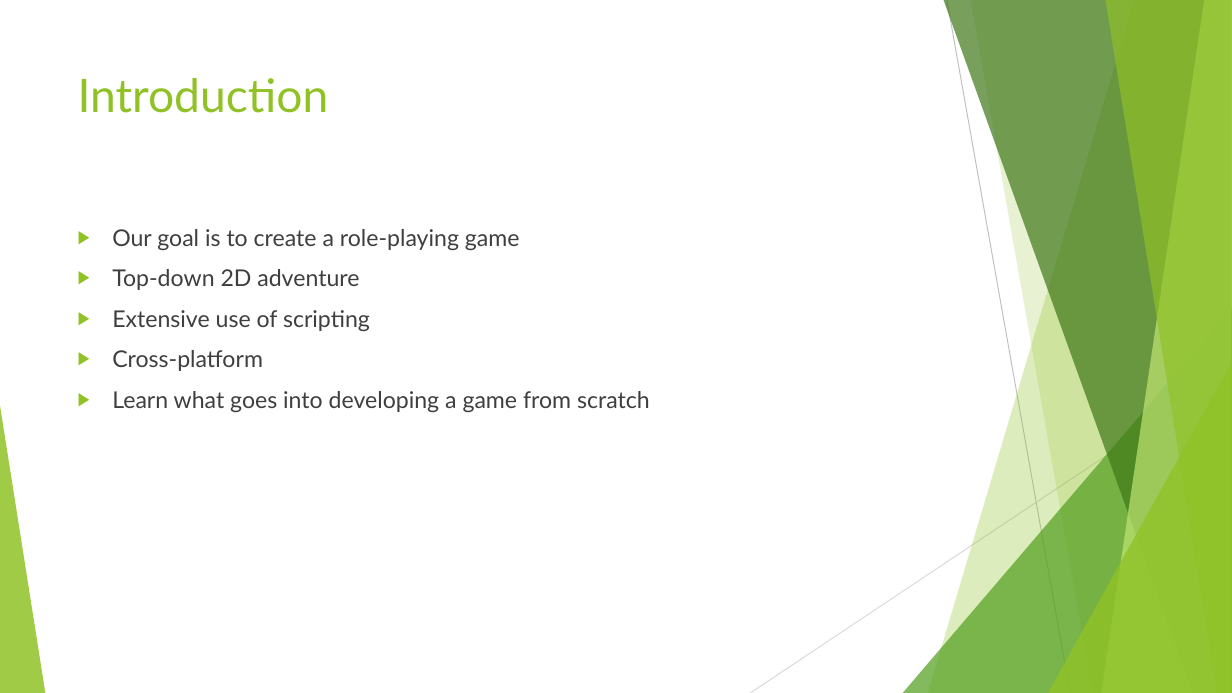
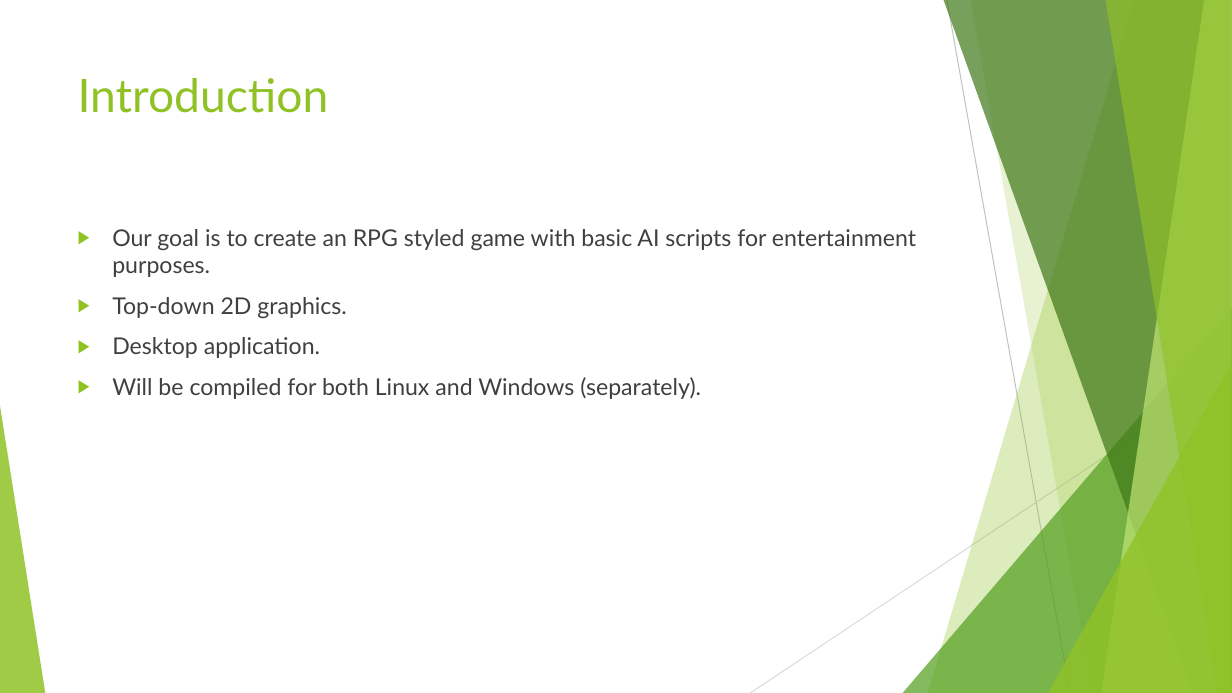
Before and after one commit to hanselrd/bubble-warrior-adventures, a slide deck: slide 2 of powerpoint/Bubble Warrior Adventures.pptx. Drawn at 1232x693 pixels with LibreOffice and Linux fonts; fonts in the diff are those of the drawing. Boxes give left, top, right and bottom in pixels: in the first picture for what was removed or moved away, otherwise in the second. Text is boxed around its words. In the diff, an @@ line names an element or a change of style, - is before the commit and + after.

```diff
--- a/powerpoint/Bubble Warrior Adventures.pptx
+++ b/powerpoint/Bubble Warrior Adventures.pptx
@@ text at (x1=112, y1=229, x2=916, y2=399): text changed; text colour #3F3F3F to #404040 @@
-▶ Our goal is to create a role-playing game
-▶ Top-down 2D adventure
-▶ Extensive use of scripting
-▶ Cross-platform
-▶ Learn what goes into developing a game from scratch
+▶ Our goal is to create an RPG styled game with basic AI scripts for entertainment purposes.
+▶ Top-down 2D graphics.
+▶ Desktop application.
+▶ Will be compiled for both Linux and Windows (separately).
```
Also in this commit, not shown: 6 other slides changed.
